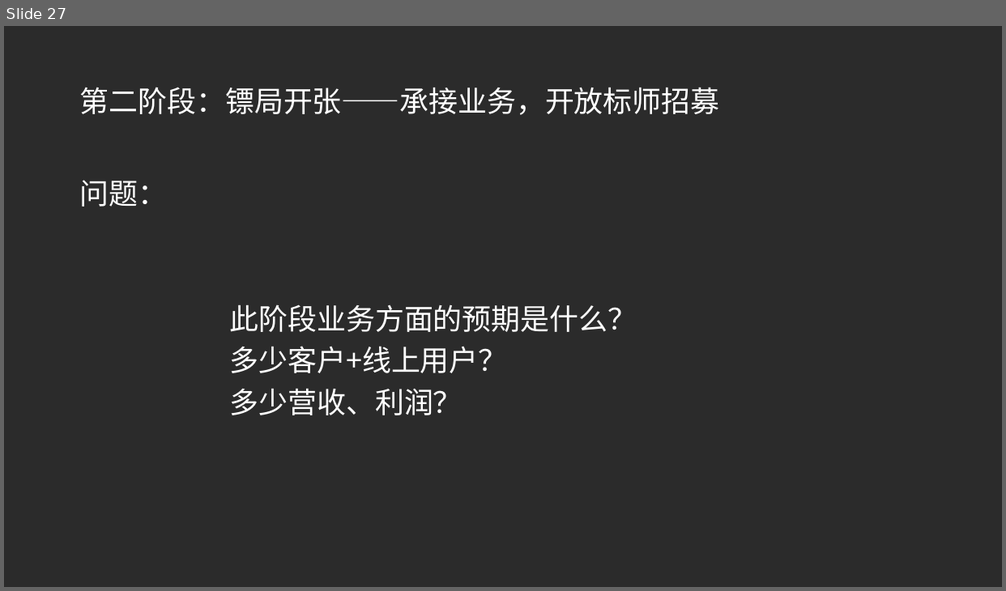
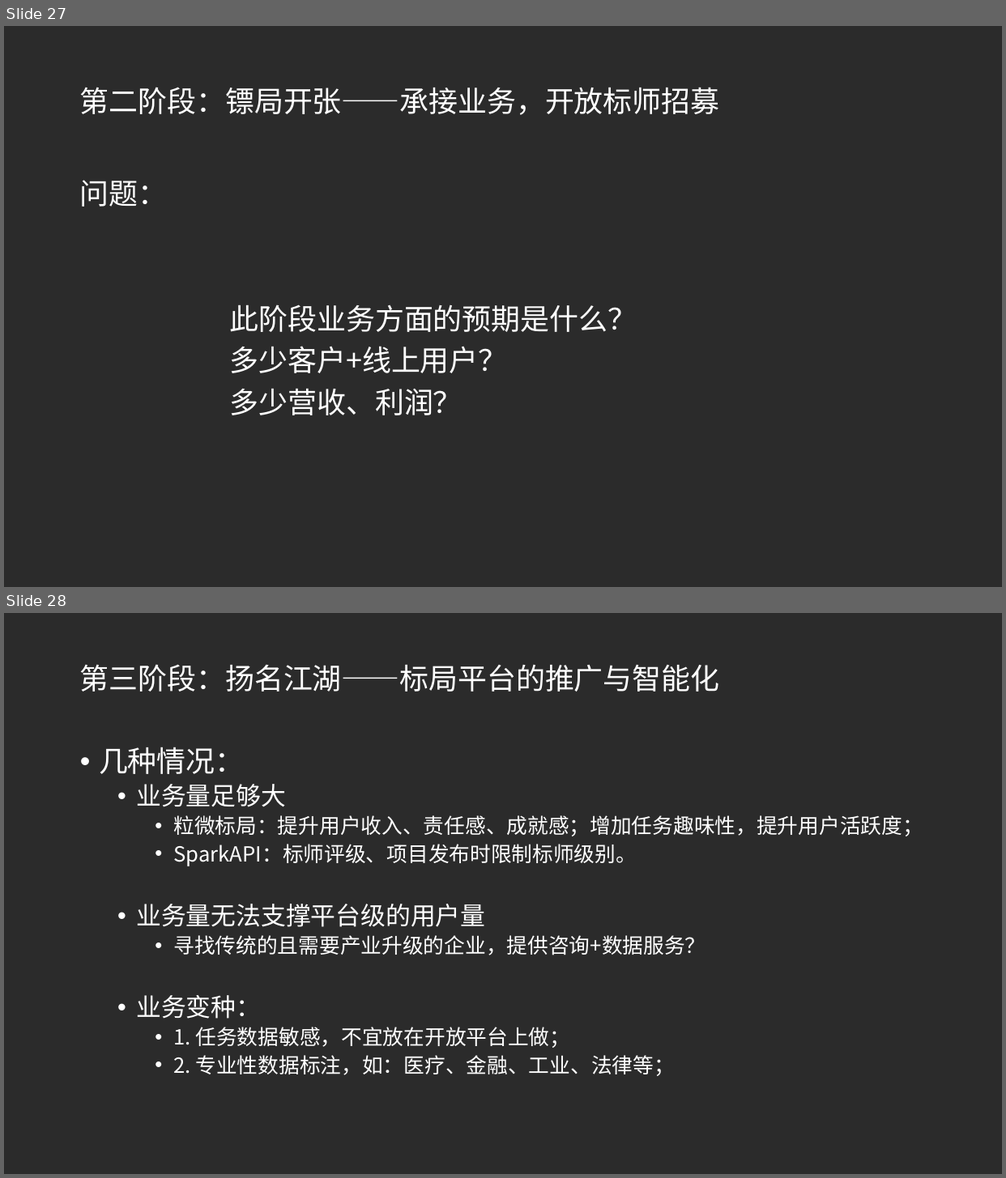
Before and after one commit to sparkapiAI/plan, a slide deck: SparkAPI产品规划.pptx. Shown one above the other, each under a label of ours: slide 27 before the commit, slides 27 and 28 after it. The pictures are 1006x591 and 1006x1178 pixels, drawn with LibreOffice and Linux fonts; fonts in the diff are those of the drawing; background and template pictures are left out; a plain dark background stands for a picture behind light text. Boxes give left, top, right and bottom in pixels: in the first picture for what was removed or moved away, otherwise in the second. Text is boxed around its words. In the diff, an @@ line names an element or a change of style, - is before the commit and + after.

```diff
--- a/SparkAPI产品规划.pptx
+++ b/SparkAPI产品规划.pptx
@@ slide 28 added at [4,613,1002,1174], background picture (left out) @@
@@ title added at [80,664,719,692], 28 pt, text #FFFFFF @@
+第三阶段：扬名江湖——标局平台的推广与智能化
@@ text added at [99,747,923,1076], 20 pt, text #FFFFFF @@
+• 几种情况：
+  • 业务量足够大
+    • 粒微标局：提升用户收入、责任感、成就感；增加任务趣味性，提升用户活跃度；
+    • SparkAPI：标师评级、项目发布时限制标师级别。
+  • 业务量无法支撑平台级的用户量
+    • 寻找传统的且需要产业升级的企业，提供咨询+数据服务？
+  • 业务变种：
+    • 1. 任务数据敏感，不宜放在开放平台上做；
+    • 2. 专业性数据标注，如：医疗、金融、工业、法律等；
```
Also in this commit, not shown: 3 slides changed, 2 other slides added.
